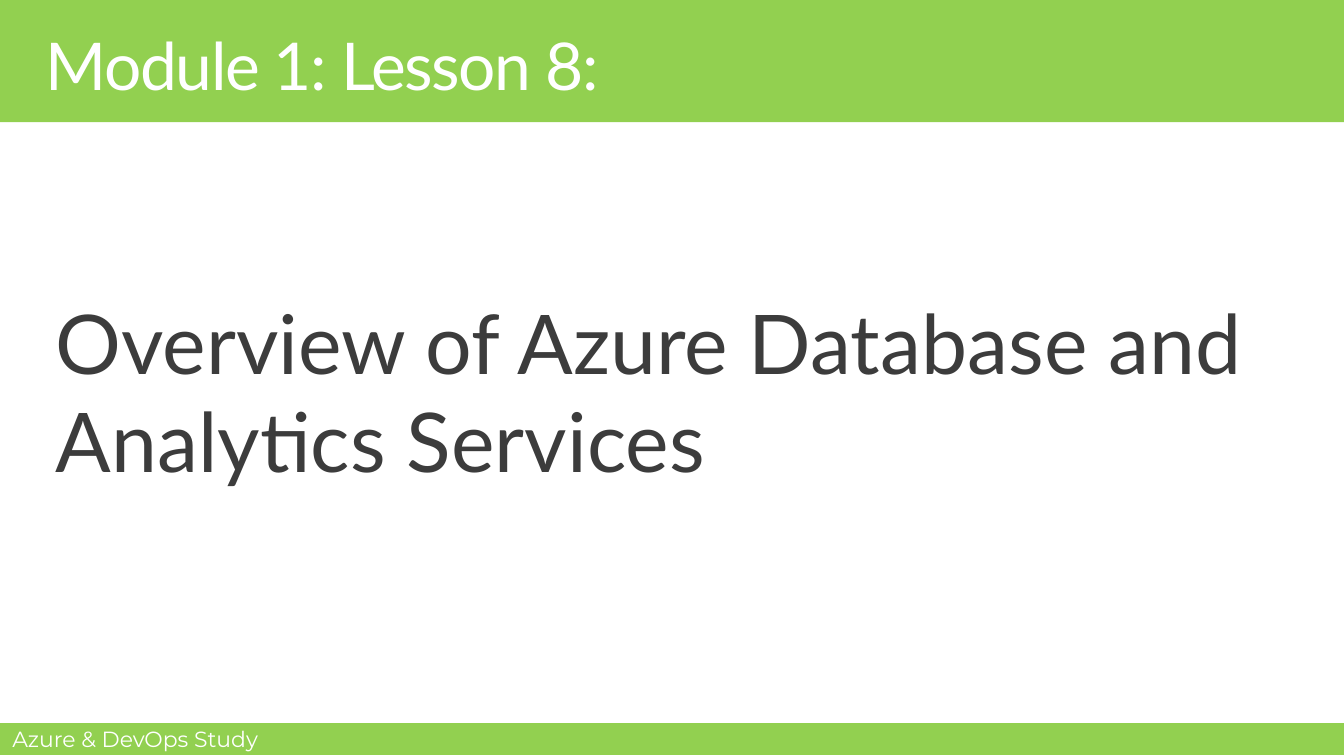
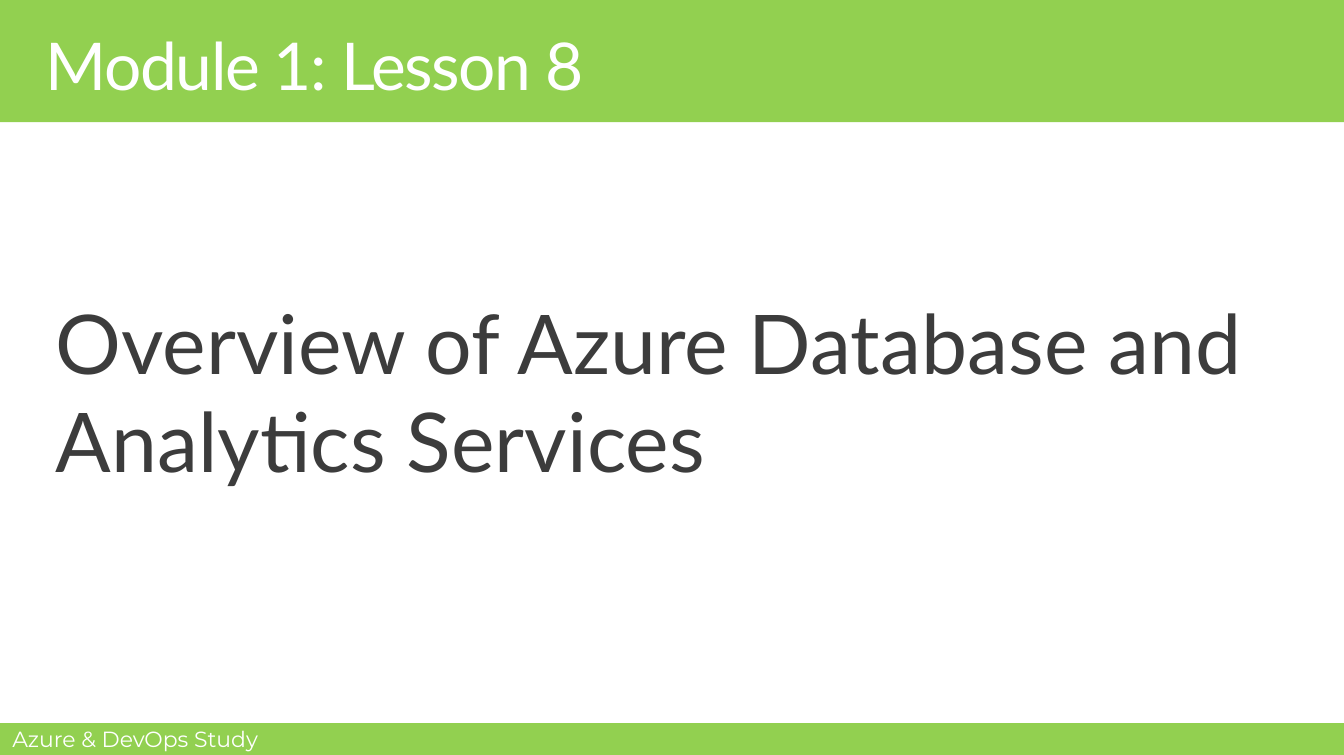
Before and after one commit to MohamedRadwan-DevOps/Azure-DevOps-Study-Group, a slide deck: slide 2 of AZ-900/Module-1/M1-L8-Overview of Azure Database and Analytics Services.pptx. Drawn at 1344x755 pixels with LibreOffice and Linux fonts; fonts in the diff are those of the drawing; background and template pictures are left out. Boxes give left, top, right and bottom in pixels: in the first picture for what was removed or moved away, otherwise in the second. Text is boxed around its words. In the diff, an @@ line names an element or a change of style, - is before the commit and + after.

```diff
--- a/AZ-900/Module-1/M1-L8-Overview of Azure Database and Analytics Services.pptx
+++ b/AZ-900/Module-1/M1-L8-Overview of Azure Database and Analytics Services.pptx
@@ title at (45, 41, 584, 91): text changed @@
-Module 1: Lesson 8:
+Module 1: Lesson 8
```
Also in this commit, not shown: 7 other slides changed, 4 slides added.
